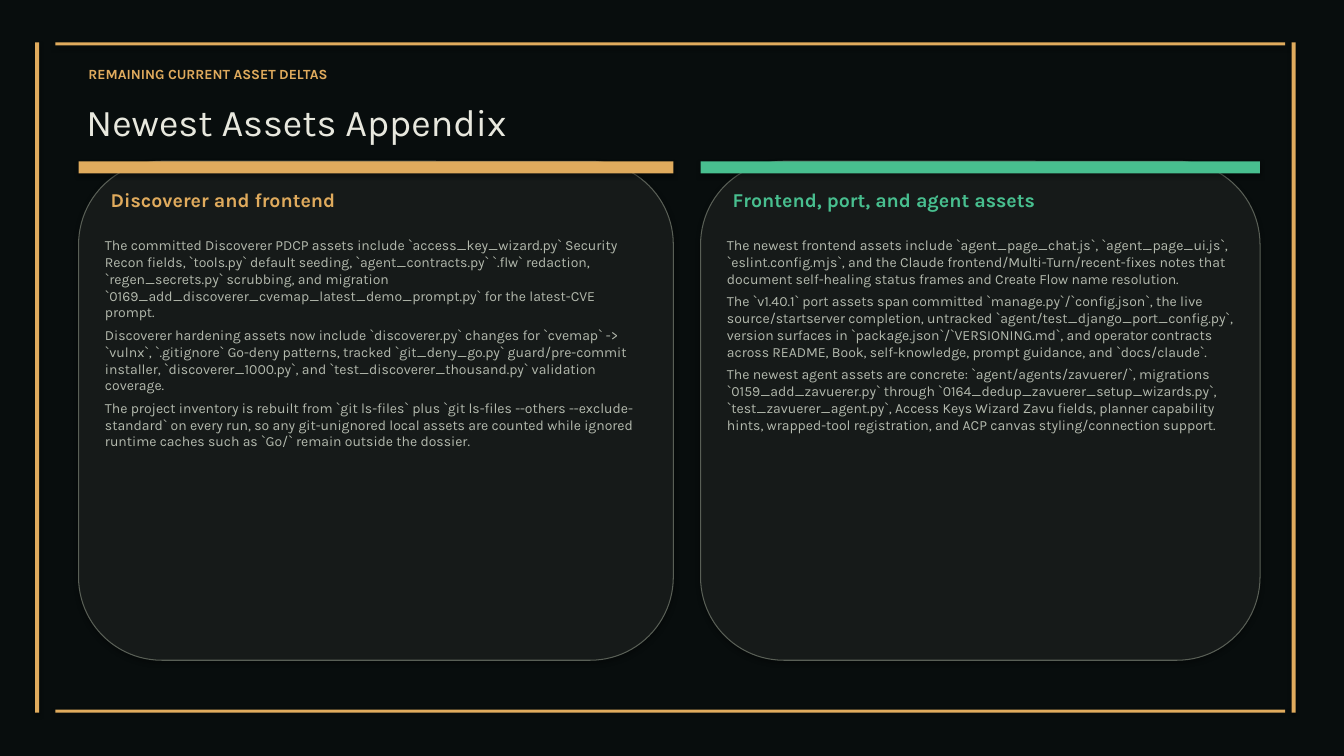
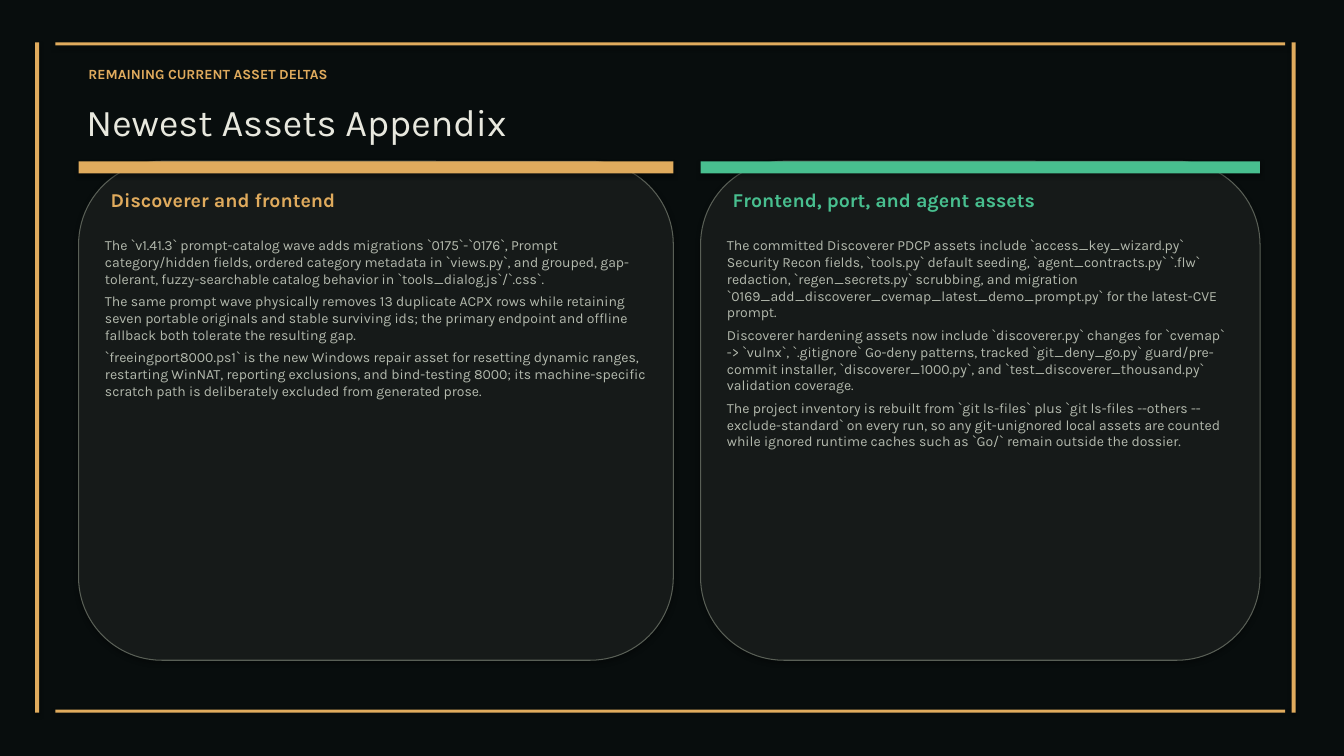
Before and after one commit to XAIHT/web-app, a slide deck: slide 65 of Tlamatini_eXtended_Artificial_Intelligence_Humanly_Tempered.pptx (slide 50 before the commit). Drawn at 1344x756 pixels with LibreOffice and Linux fonts; fonts in the diff are those of the drawing. Boxes give left, top, right and bottom in pixels: in the first picture for what was removed or moved away, otherwise in the second. Text is boxed around its words. In the diff, an @@ line names an element or a change of style, - is before the commit and + after.

```diff
--- a/Tlamatini_eXtended_Artificial_Intelligence_Humanly_Tempered.pptx
+++ b/Tlamatini_eXtended_Artificial_Intelligence_Humanly_Tempered.pptx
@@ text at box(105, 239, 645, 400): text changed @@
-The committed Discoverer PDCP assets include `access_key_wizard.py` Security Recon fields, `tools.py` default seeding, `agent_contracts.py` `.flw` redaction, `regen_secrets.py` scrubbing, and migration `0169_add_discoverer_cvemap_latest_demo_prompt.py` for the latest-CVE prompt.
-Discoverer hardening assets now include `discoverer.py` changes for `cvemap` -> `vulnx`, `.gitignore` Go-deny patterns, tracked `git_deny_go.py` guard/pre-commit installer, `discoverer_1000.py`, and `test_discoverer_thousand.py` validation coverage.
-The project inventory is rebuilt from `git ls-files` plus `git ls-files --others --exclude-standard` on every run, so any git-unignored local assets are counted while ignored runtime caches such as `Go/` remain outside the dossier.
+The `v1.41.3` prompt-catalog wave adds migrations `0175`-`0176`, Prompt category/hidden fields, ordered category metadata in `views.py`, and grouped, gap-tolerant, fuzzy-searchable catalog behavior in `tools_dialog.js`/`.css`.
+The same prompt wave physically removes 13 duplicate ACPX rows while retaining seven portable originals and stable surviving ids; the primary endpoint and offline fallback both tolerate the resulting gap.
+`freeingport8000.ps1` is the new Windows repair asset for resetting dynamic ranges, restarting WinNAT, reporting exclusions, and bind-testing 8000; its machine-specific scratch path is deliberately excluded from generated prose.
@@ text at box(727, 239, 1224, 450): text changed @@
-The newest frontend assets include `agent_page_chat.js`, `agent_page_ui.js`, `eslint.config.mjs`, and the Claude frontend/Multi-Turn/recent-fixes notes that document self-healing status frames and Create Flow name resolution.
-The `v1.40.1` port assets span committed `manage.py`/`config.json`, the live source/startserver completion, untracked `agent/test_django_port_config.py`, version surfaces in `package.json`/`VERSIONING.md`, and operator contracts across README, Book, self-knowledge, prompt guidance, and `docs/claude`.
-The newest agent assets are concrete: `agent/agents/zavuerer/`, migrations `0159_add_zavuerer.py` through `0164_dedup_zavuerer_setup_wizards.py`, `test_zavuerer_agent.py`, Access Keys Wizard Zavu fields, planner capability hints, wrapped-tool registration, and ACP canvas styling/connection support.
+The committed Discoverer PDCP assets include `access_key_wizard.py` Security Recon fields, `tools.py` default seeding, `agent_contracts.py` `.flw` redaction, `regen_secrets.py` scrubbing, and migration `0169_add_discoverer_cvemap_latest_demo_prompt.py` for the latest-CVE prompt.
+Discoverer hardening assets now include `discoverer.py` changes for `cvemap` -> `vulnx`, `.gitignore` Go-deny patterns, tracked `git_deny_go.py` guard/pre-commit installer, `discoverer_1000.py`, and `test_discoverer_thousand.py` validation coverage.
+The project inventory is rebuilt from `git ls-files` plus `git ls-files --others --exclude-standard` on every run, so any git-unignored local assets are counted while ignored runtime caches such as `Go/` remain outside the dossier.
```
Also in this commit, not shown: 62 other slides changed, 20 slides added, 4 slides removed, 11 other files.
